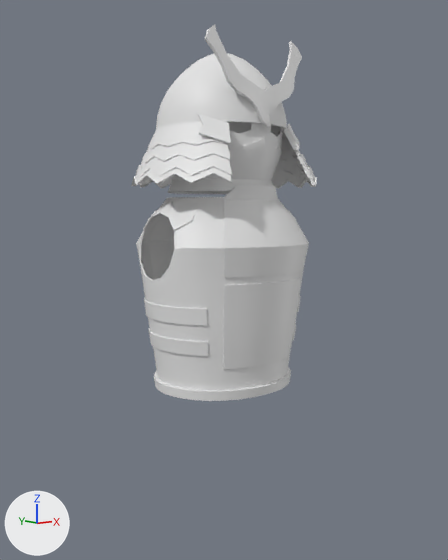
The Blender file Kotaro/Kotaro.blend, before and after one commit.
Both versions are drawn from a 50 mm camera at (-2.54, -3.28, 1.95) aimed at (0.02, 0.0, 1.46). Lighting does not change. The marker at lower left points along +X, +Y and +Z.
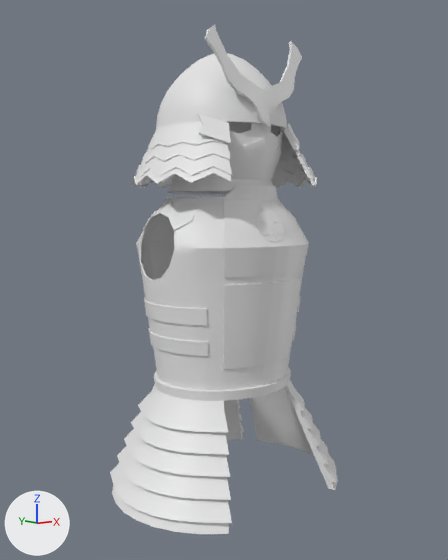
Pixel boxes (x1, y1, x2, y2) of what changed, in the pictures (448 x 560 px):
'Sphere', reshaped (23% wider, 35% taller)
    before: (132, 24, 317, 401)
    after: (110, 24, 338, 534)
part 1 of me_sphere, built on
    before: (238, 210, 301, 248)
    after: (110, 185, 338, 534)

What changed in the scene script:
```text
Change me_sphere:
    used by ob_sphere; location = (0.0, 0.0, 0.0)
    remove me_sphere.from_pydata(...)  # 3130 vertices, 3158 faces; spans x -0.59..0.59, y -0.55..0.58, z 0.77..2.99
    add me_sphere.from_pydata(...)  # 4684 vertices, 4720 faces; spans x -0.8..0.8, y -0.66..0.71, z 0.09..2.99
    me_sphere part 1: 3 vertices removed from x -0.1..0.1, y -0.46, z 1.87; 1557 vertices added at x -0.8..0.8, y -0.66..0.71, z 0.09..2.08
```
